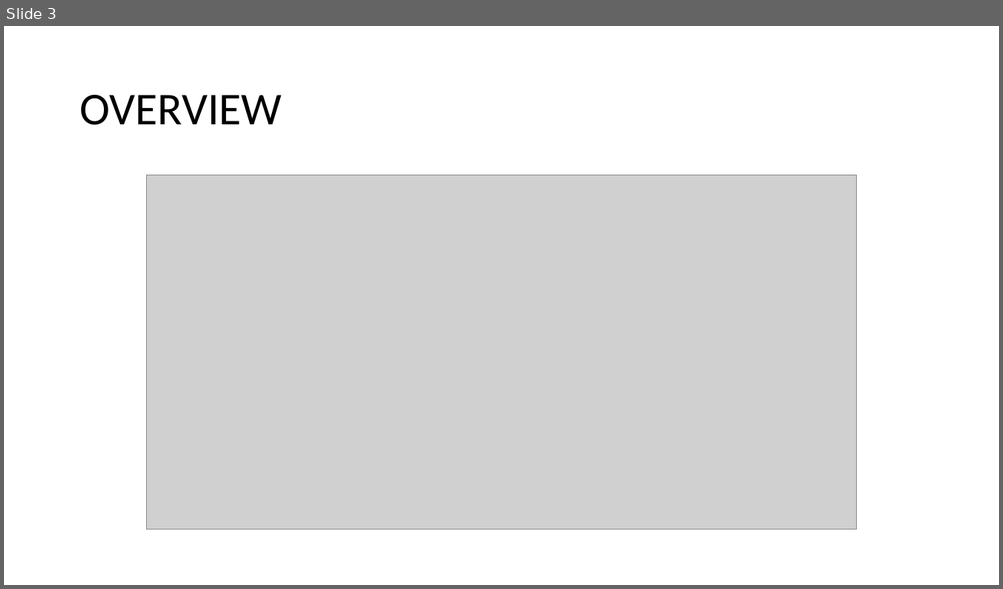
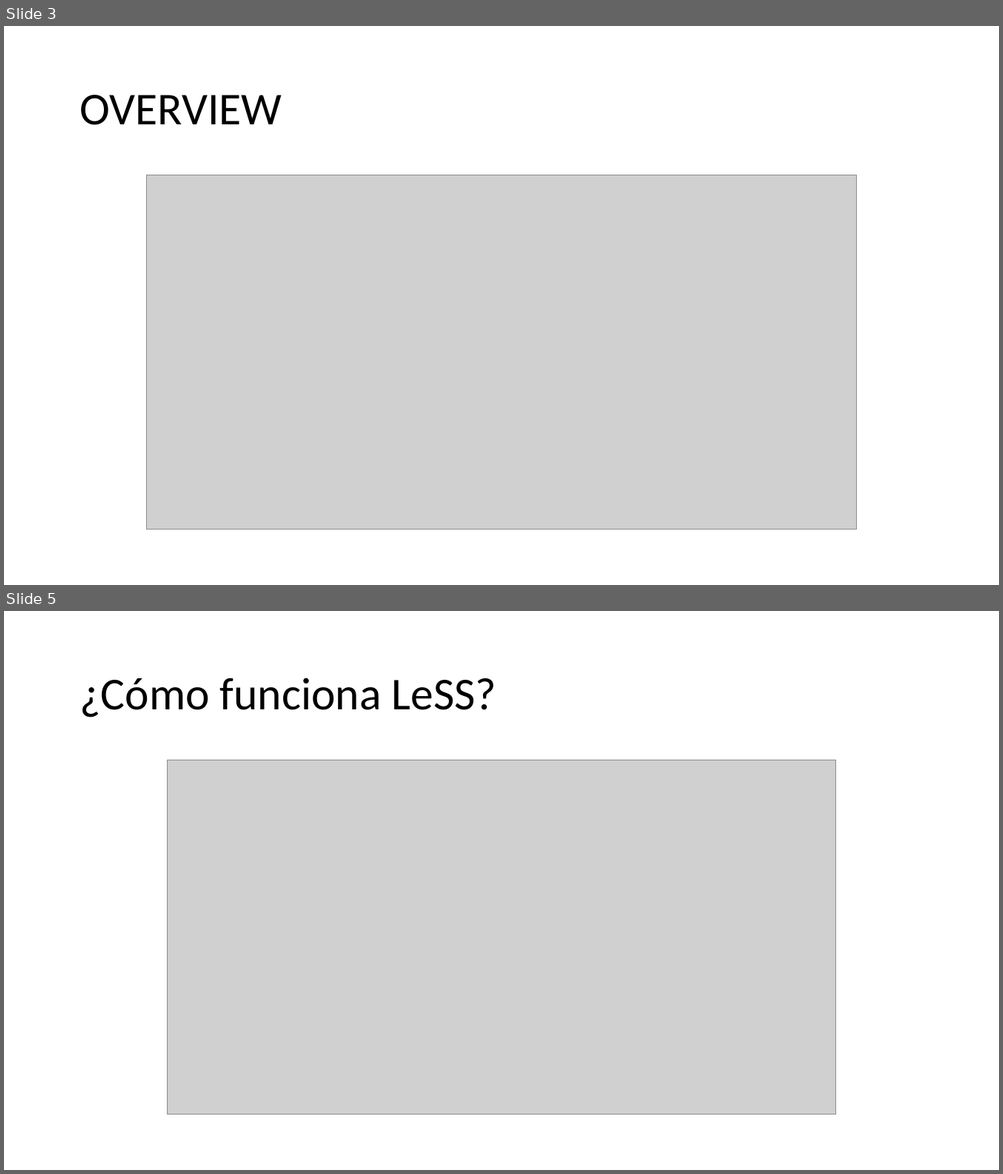
Before and after one commit to JavierMartinez127/Repositorio_Grupo2_ISW, a slide deck: Trabajos Conceptuales/TC_01/GRUPO2_TC_01_PECHA_CUCHA_FRAMEWORK_ESCALAR_SCRUM.pptx. Shown one above the other, each under a label of ours: slide 3 before the commit, slides 3 and 5 after it; the slides between them are not shown. The pictures are 1003x589 and 1003x1174 pixels, drawn with LibreOffice and Linux fonts; fonts in the diff are those of the drawing; grey boxes stand for pictures. Boxes give left, top, right and bottom in pixels: in the first picture for what was removed or moved away, otherwise in the second. Text is boxed around its words. In the diff, an @@ line names an element or a change of style, - is before the commit and + after.

```diff
--- a/Trabajos Conceptuales/TC_01/GRUPO2_TC_01_PECHA_CUCHA_FRAMEWORK_ESCALAR_SCRUM.pptx
+++ b/Trabajos Conceptuales/TC_01/GRUPO2_TC_01_PECHA_CUCHA_FRAMEWORK_ESCALAR_SCRUM.pptx
@@ slide 5 added at box(4, 611, 999, 1170), background #FFFFFF @@
@@ title added at box(79, 678, 497, 718), 44 pt, text #000000 @@
+¿Cómo funciona LeSS?
@@ picture added at box(167, 760, 835, 1116) @@
```
Also in this commit, not shown: 7 other slides added, 1 slide removed, 2 other files.
